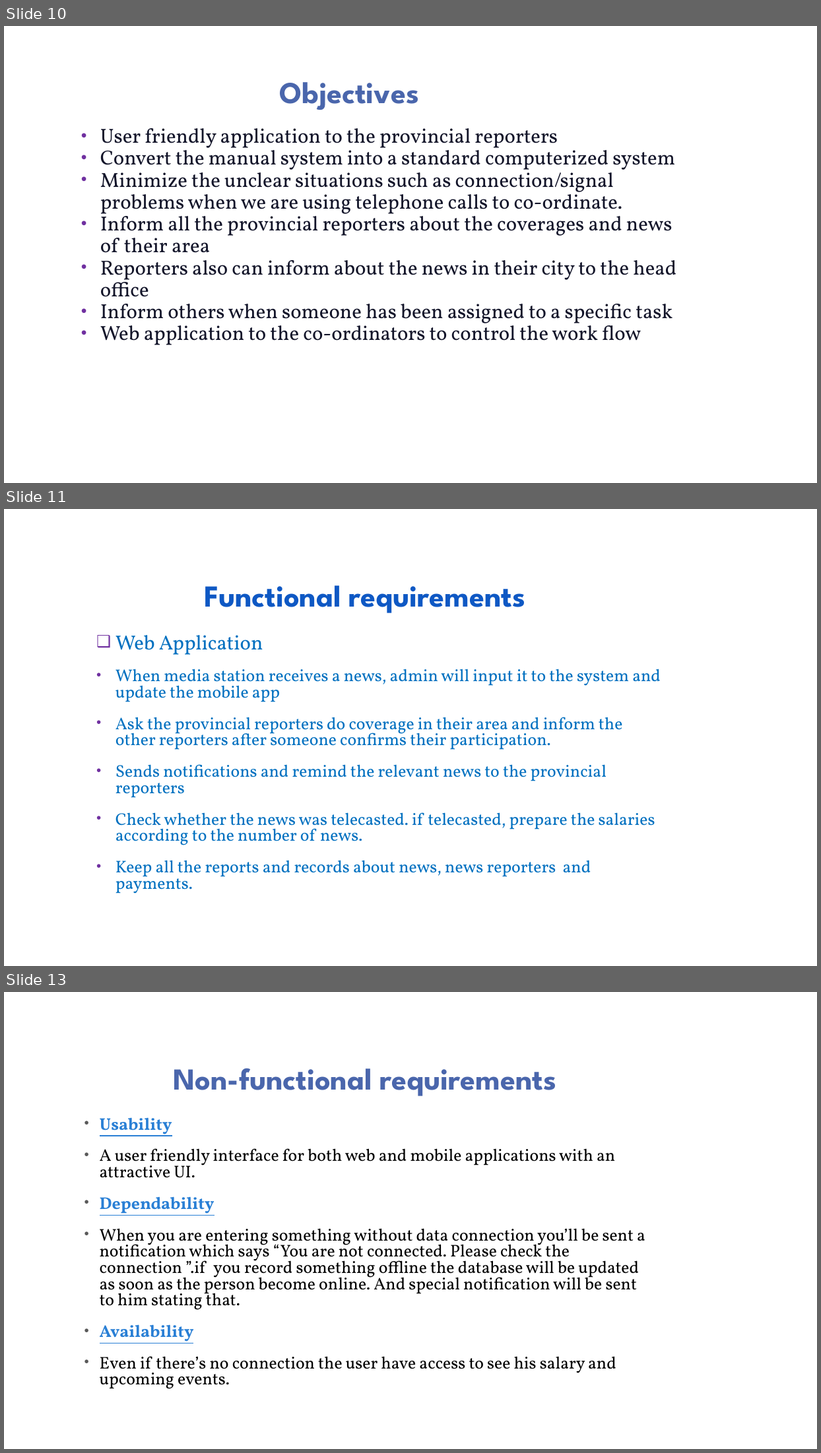
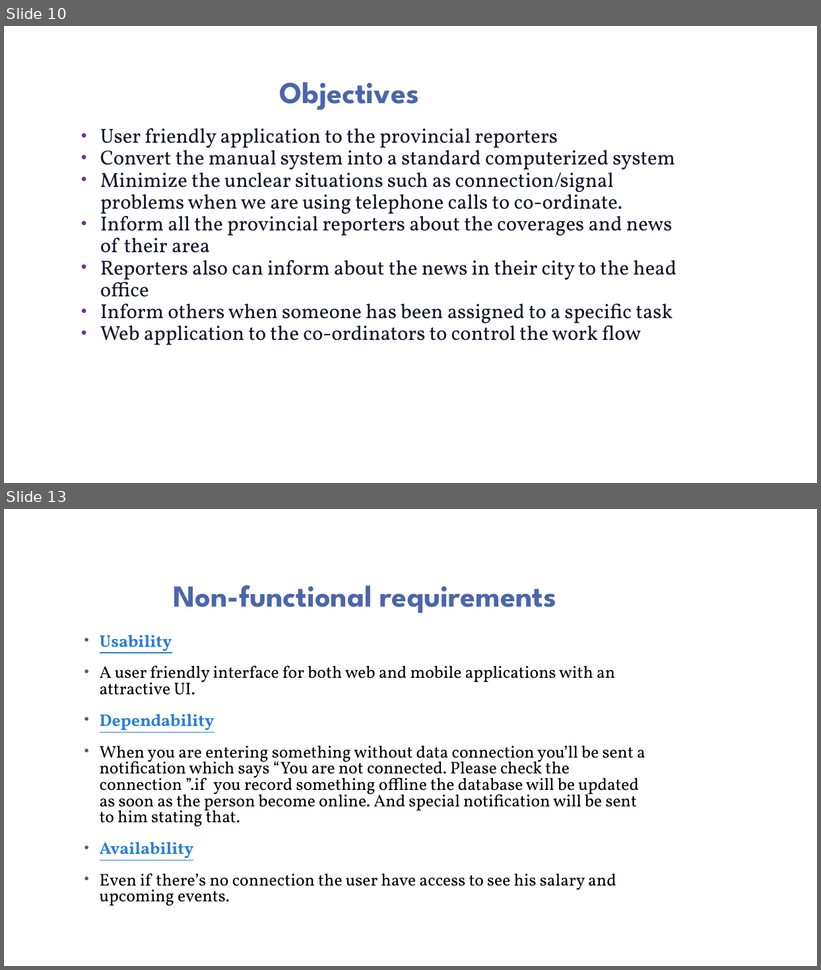
Before and after one commit to Dhanushka-Sanjaya/2nd-year-Group-Project, a slide deck: presentation/GROUP 13.pptx. Shown one above the other, each under a label of ours: slides 10, 11 and 13 before the commit, slides 10 and 13 after it; the slides between them are not shown. The pictures are 821x1453 and 821x970 pixels, drawn with LibreOffice and Linux fonts; fonts in the diff are those of the drawing; background and template pictures are left out. Boxes give left, top, right and bottom in pixels: in the first picture for what was removed or moved away, otherwise in the second. Text is boxed around its words. In the diff, an @@ line names an element or a change of style, - is before the commit and + after.

```diff
--- a/presentation/GROUP 13.pptx
+++ b/presentation/GROUP 13.pptx
@@ slide 11 removed at <box>4,509,817,966</box>, background picture (left out) @@
@@ title removed at <box>204,586,525,613</box> @@
-Functional requirements
@@ text removed at <box>116,635,661,894</box> @@
-❑ Web Application
-• When media station receives a news, admin will input it to the system and update the mobile app
-• Ask the provincial reporters do coverage in their area and inform the other reporters after someone confirms their participation.
-• Sends notifications and remind the relevant news to the provincial reporters
-• Check whether the news was telecasted. if telecasted, prepare the salaries according to the number of news.
-• Keep all the reports and records about news, news reporters and payments.
```
Also in this commit, not shown: 2 slides changed, 5 slides added, 3 other slides removed, 2 other files.
